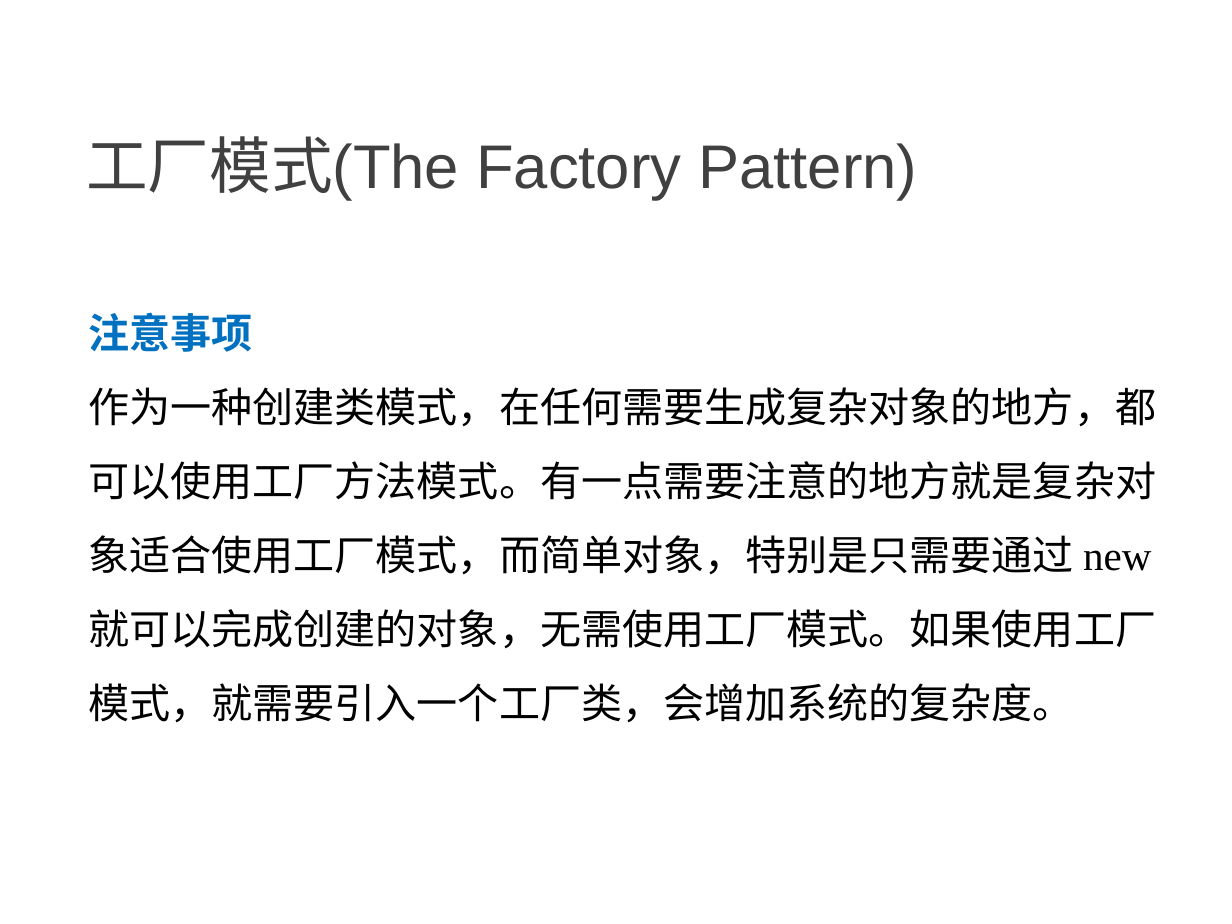
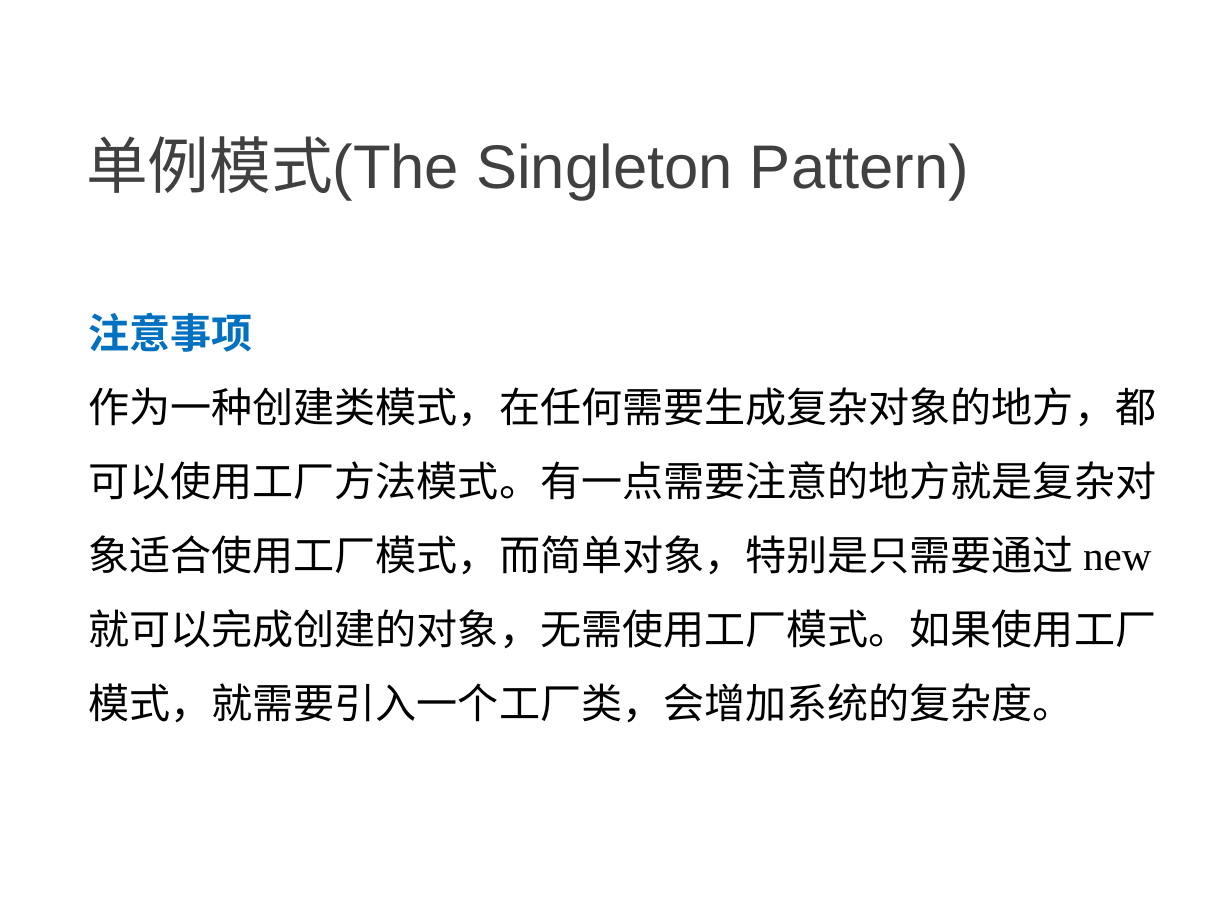
Before and after one commit to NewGr8Player/My-PPT, a slide deck: slide 47 of Design pattern/23种设计模式详解.pptx (slide 45 before the commit). Drawn at 1232x924 pixels with LibreOffice and Linux fonts; fonts in the diff are those of the drawing. Boxes give left, top, right and bottom in pixels: in the first picture for what was removed or moved away, otherwise in the second. Text is boxed around its words. In the diff, an @@ line names an element or a change of style, - is before the commit and + after.

Commit message:
Add 单例模式

```diff
--- a/Design pattern/23种设计模式详解.pptx
+++ b/Design pattern/23种设计模式详解.pptx
@@ text at [86, 136, 969, 201]: text changed @@
-工厂模式(The Factory Pattern)
+单例模式(The Singleton Pattern)
```
Also in this commit, not shown: 3 other slides changed, 5 slides added.
